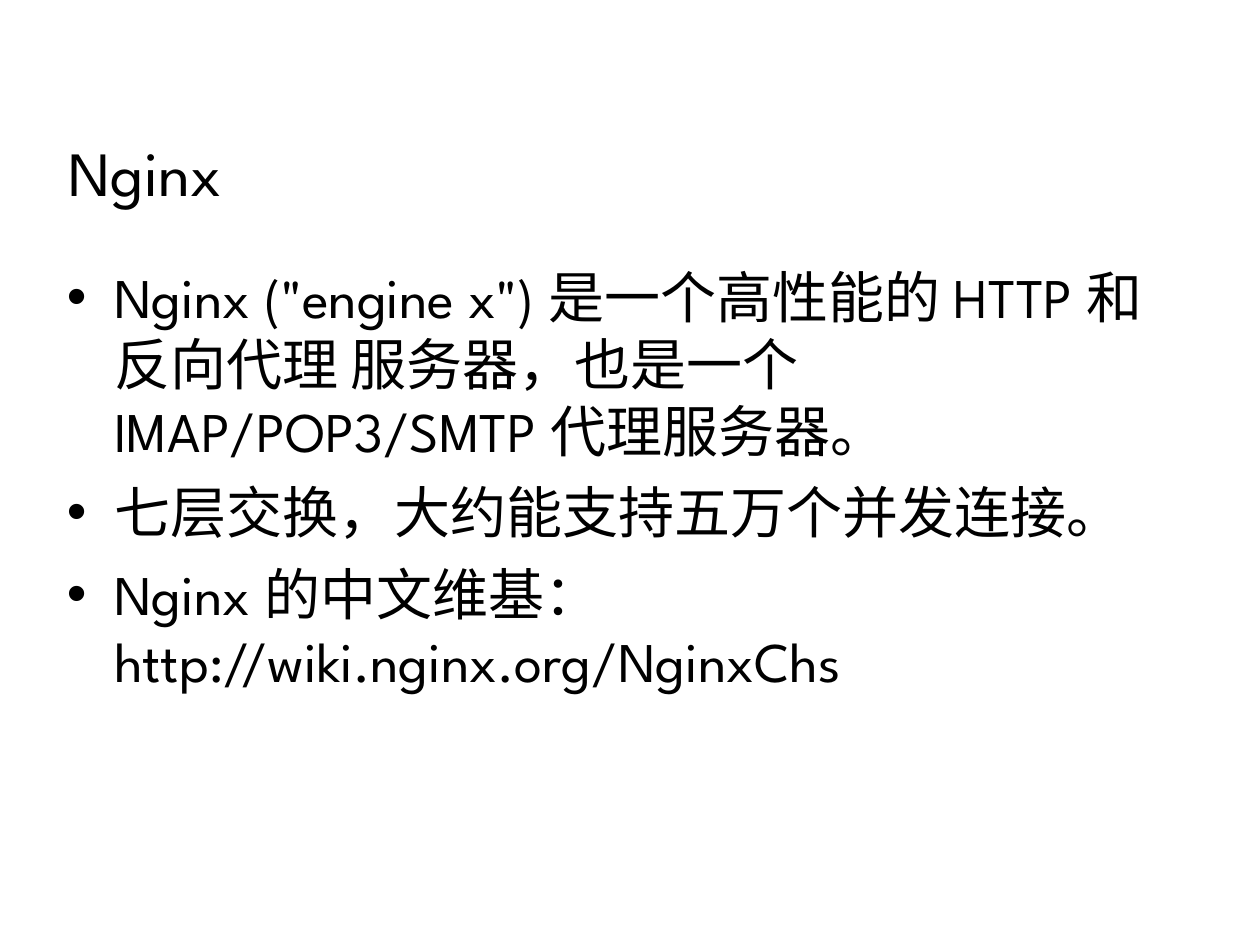
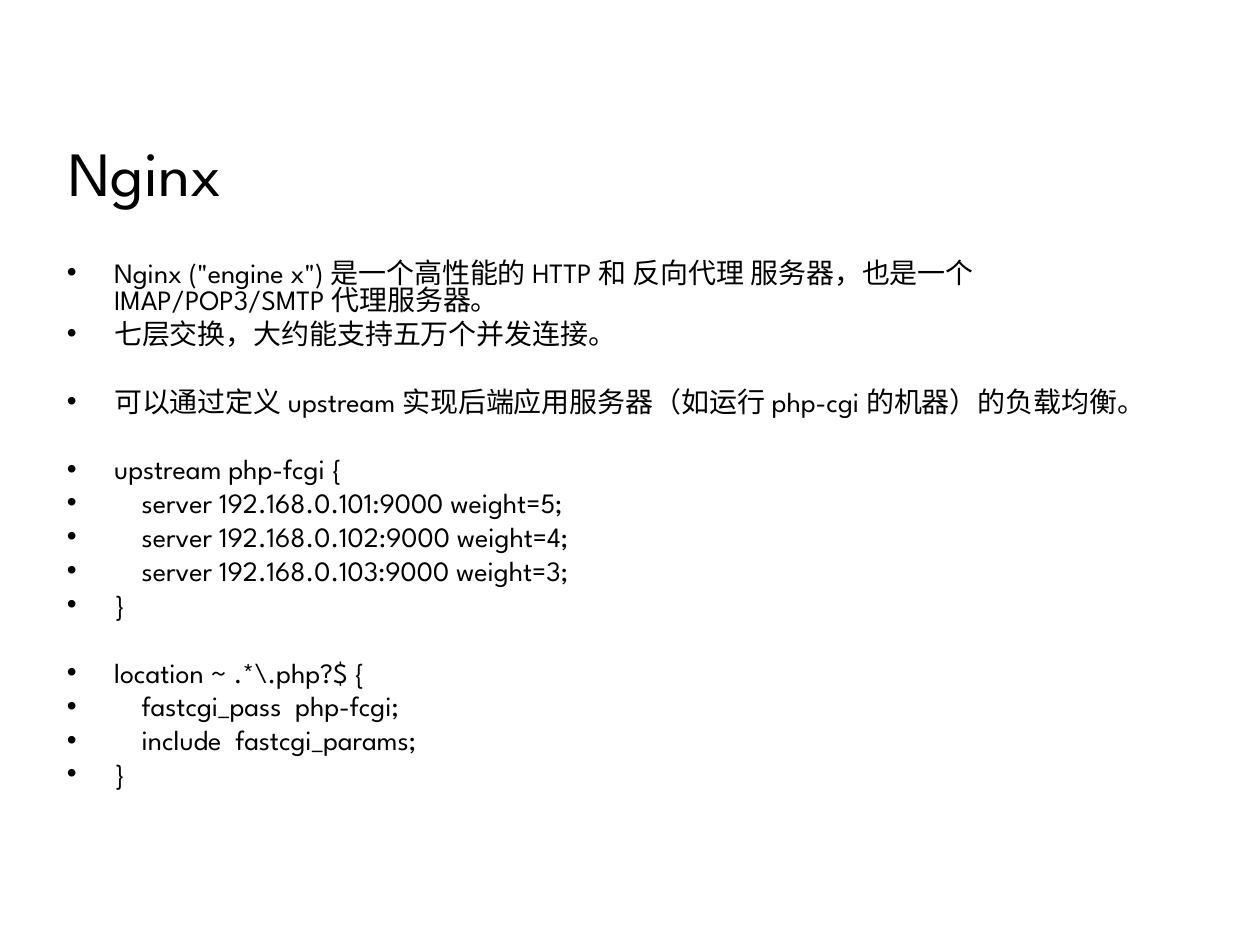
Before and after one commit to 7KjN3mHq/bluedata, a slide deck: slide 12 of system/01总览/架构/网站集群架构.ppt. Drawn at 1260x945 pixels with LibreOffice and Linux fonts; fonts in the diff are those of the drawing; background and template pictures are left out. Boxes give left, top, right and bottom in pixels: in the first picture for what was removed or moved away, otherwise in the second. Text is boxed around its words. In the diff, an @@ line names an element or a change of style, - is before the commit and + after.

```diff
--- a/system/01总览/架构/网站集群架构.ppt
+++ b/system/01总览/架构/网站集群架构.ppt
@@ text at bbox=[114, 259, 973, 347]: size 32 to 16 pt in "Nginx ("engine x") 是一个高性能的 HTTP 和 反向代理 ...", "七层交换，大约能支持五万个并发连接。"; line spacing 1 to 0.8; less space between paragraphs @@
@@ text at bbox=[114, 388, 1145, 756]: text changed; size 32 to 16 pt @@
-• Nginx 的中文维基： http://wiki.nginx.org/NginxChs
+• 可以通过定义 upstream 实现后端应用服务器（如运行 php-cgi 的机器）的负载均衡。
+• upstream php-fcgi {
+• server 192.168.0.101:9000 weight=5;
+• server 192.168.0.102:9000 weight=4;
+• server 192.168.0.103:9000 weight=3;
+• }
+• location ~ .*\.php?$ {
+• fastcgi_pass php-fcgi;
+• include fastcgi_params;
+• }
```
Also in this commit, not shown: 9 other slides changed, 3 slides added, 6 other files.
